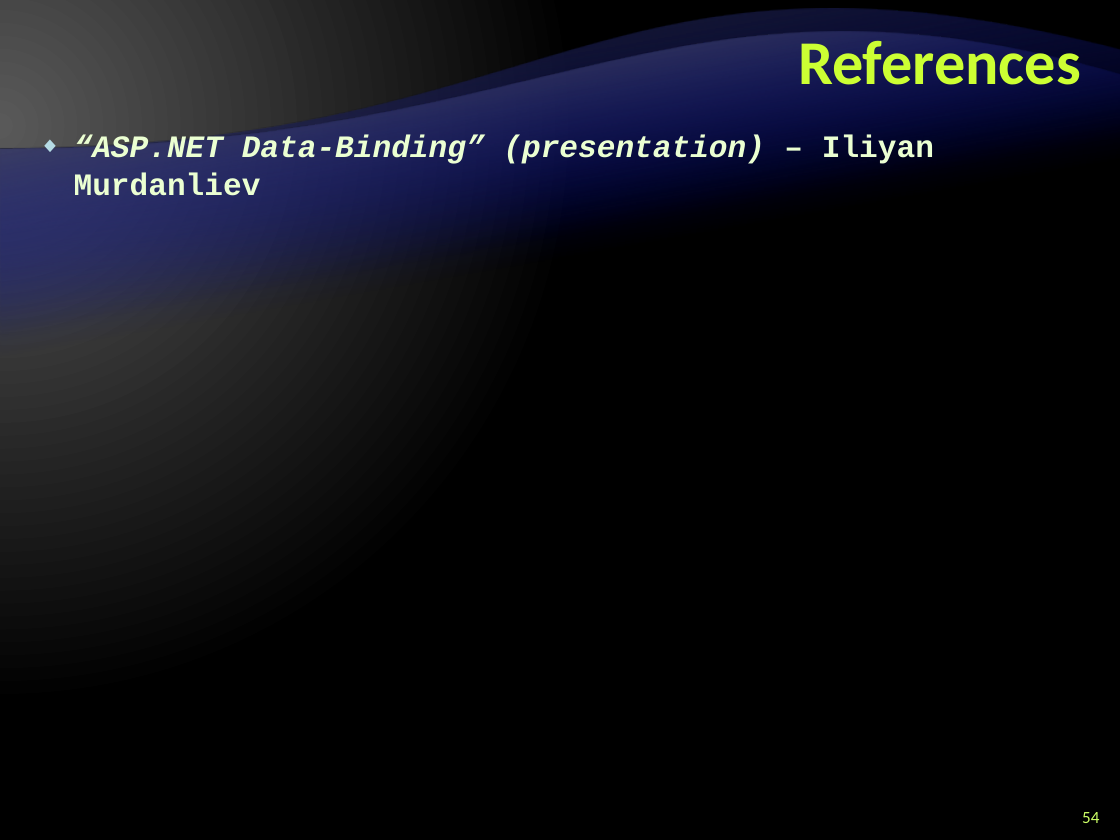
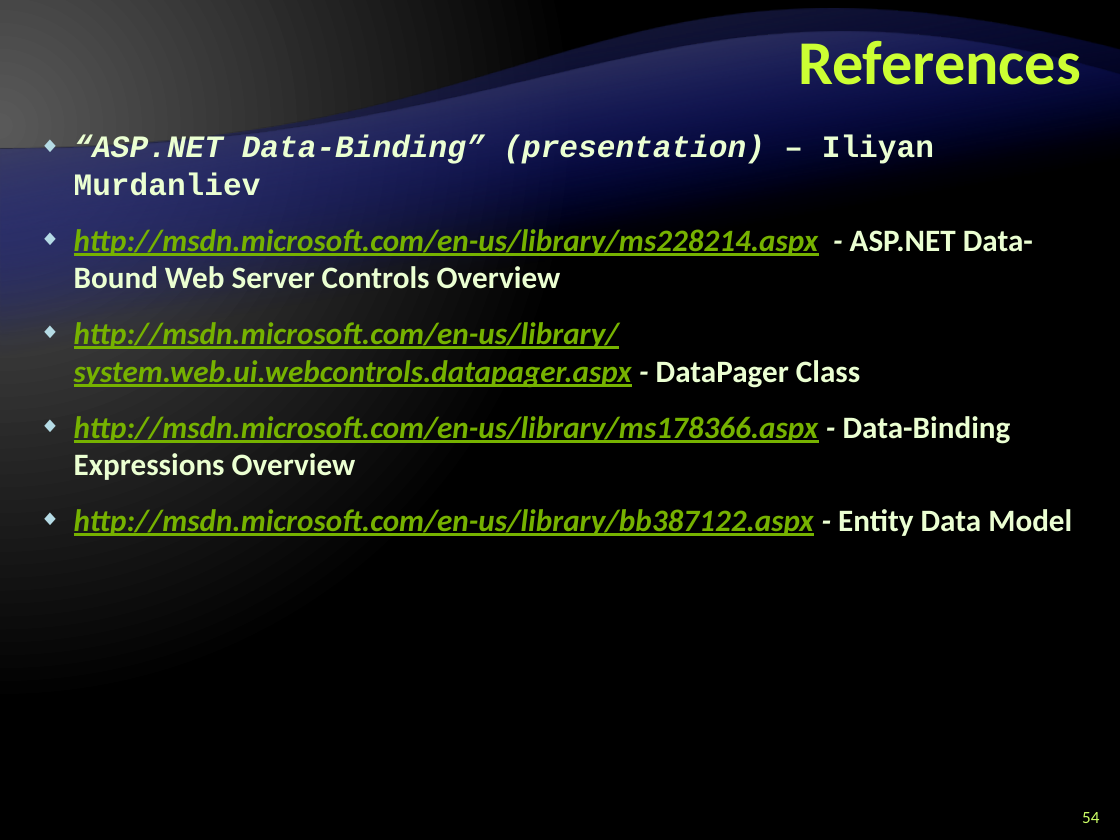
Before and after one commit to Graveheart/aspnetcourse, a slide deck: slide 54 of lectures/9. ASP.NET – Part II.pptx. Drawn at 1120x840 pixels with LibreOffice and Linux fonts; fonts in the diff are those of the drawing; background and template pictures are left out. Boxes give left, top, right and bottom in pixels: in the first picture for what was removed or moved away, otherwise in the second. Text is boxed around its words. In the diff, an @@ line names an element or a change of style, - is before the commit and + after.

```diff
--- a/lectures/9. ASP.NET – Part II.pptx
+++ b/lectures/9. ASP.NET – Part II.pptx
@@ text at box(74, 225, 1072, 536): paragraphs added @@
+◆ http://msdn.microsoft.com/en-us/library/ms228214.aspx - ASP.NET Data-Bound Web Server Controls Overview
+◆ http://msdn.microsoft.com/en-us/library/system.web.ui.webcontrols.datapager.aspx - DataPager Class
+◆ http://msdn.microsoft.com/en-us/library/ms178366.aspx - Data-Binding Expressions Overview
+◆ http://msdn.microsoft.com/en-us/library/bb387122.aspx - Entity Data Model
```
Also in this commit, not shown: 9 other slides changed, 2 slides added, 2 slides removed.
